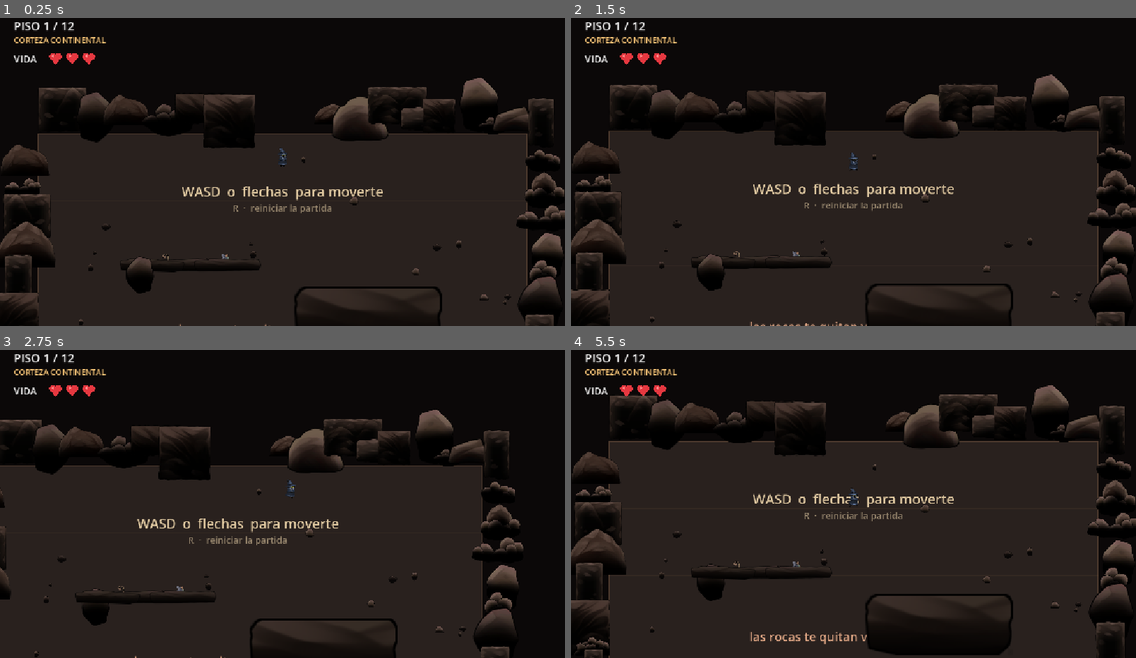
Above: before the commit, frames 1-4 (two rows, left to right).
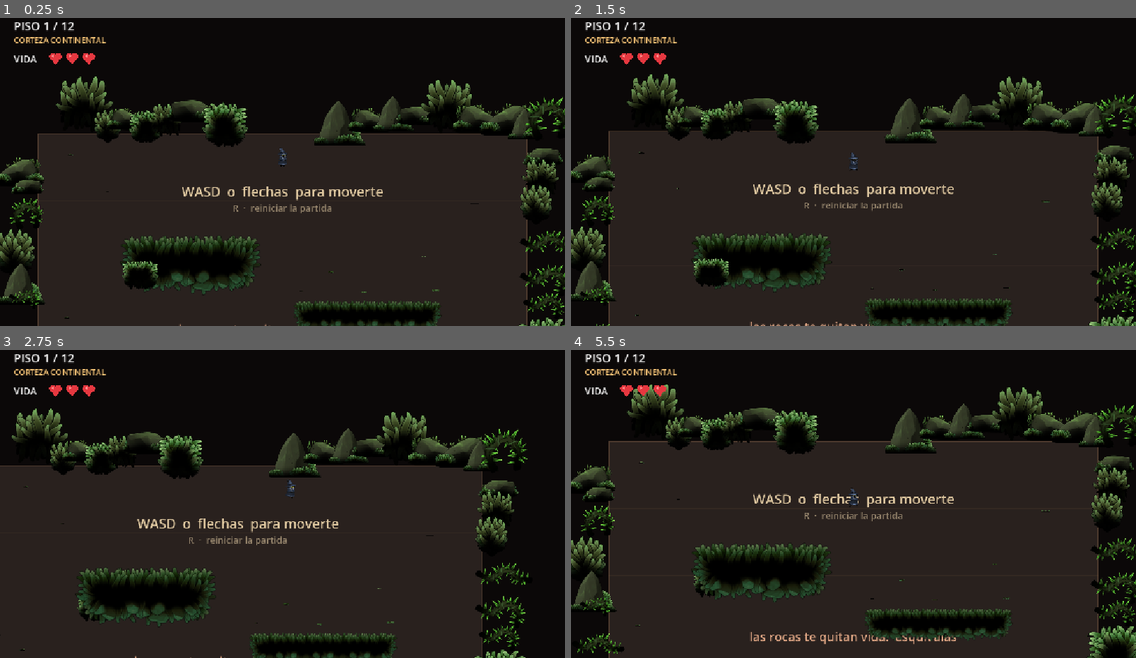
Above: after the commit, the same moments.

Repository: MatiasRodrigo0502/Vacio
Game: Godot game, scene res://scenes/Principal.tscn
The game is run twice, just before and just after one commit, with the same random seed, the same clock (stepped at 60 frames per second) and the same inputs.
Inputs:
- Up to frame 1 (0.25 s): no input
- Up to frame 2 (1.5 s): tap Enter at 0.5 s; hold D (mover_derecha) 0.53-1.28 s; hold R (reiniciar_partida) 0.53-1.28 s; hold S (mover_abajo) from 1.28 s (still down); tap R (reiniciar_partida) at 1.35 s
- Up to frame 3 (2.75 s): release S (mover_abajo) at 2.03 s; hold D (mover_derecha) from 2.03 s (still down); hold R (reiniciar_partida) from 2.03 s (still down)
- Up to frame 4 (5.5 s): release D (mover_derecha) at 2.78 s; release R (reiniciar_partida) at 2.78 s; hold W (mover_arriba) 2.78-3.53 s; tap R (reiniciar_partida) at 2.85, 4.35 s; hold R (reiniciar_partida) 3.53-4.28 s; hold A (mover_izquierda) 3.53-5.03 s; hold S (mover_abajo) from 5.03 s (still down); hold R (reiniciar_partida) from 5.03 s (still down)

The runs differ from the first frame. In frame 1, 15% of the frame differs, in the area x 0-100%, y 18-100%; in frame 2, 15%; in frame 3, 12%; in frame 4, 17%, in the area x 0-100%, y 11-100%.

Commit message:
Intercambia el arte del piso 1 y el 2, y quita plataformas
- El piso 1 pasa a usar el pack de musgo y el piso 2 el de cueva. Ademas
  del gusto, el orden encaja mejor con el tema: se empieza en la
  superficie con vegetacion y se baja a la roca pelada.
- Menos plataformas por piso: el divisor de superficie sube de 380000 a
  1000000. El piso 1 baja de 5 plataformas a 3 y de 9 obstaculos a 7.
  Siendo decoracion daba igual llenar el suelo, pero desde que cada losa
  quita vida el piso que hace de escuela se habia vuelto duro de golpe.

Cambiar de pack fueron dos lineas en dos .tres, sin tocar codigo: es
justo para lo que estaba pensado el campo catalogo_arte.

Verificado en headless: piso 1 con catalogo_musgo y 3 plataformas, piso 2
con catalogo_cueva_vegetal y 2, del 3 al 12 entre 1 y 3, y victoria en el
piso 12.

Co-Authored-By: Claude Opus 5 <noreply@anthropic.com>

Diff:
--- a/resources/pisos/piso_01_corteza_continental.tres
+++ b/resources/pisos/piso_01_corteza_continental.tres
@@ -1,7 +1,7 @@
 [gd_resource type="Resource" script_class="DatosPiso" load_steps=3 format=3]
 
 [ext_resource type="Script" path="res://scripts/datos_piso.gd" id="1_datos_piso"]
-[ext_resource type="Resource" path="res://assets/cueva/catalogo_cueva_vegetal.tres" id="2_catalogo"]
+[ext_resource type="Resource" path="res://assets/musgo/catalogo_musgo.tres" id="2_catalogo"]
 
 [resource]
 script = ExtResource("1_datos_piso")
--- a/resources/pisos/piso_02_corteza_oceanica.tres
+++ b/resources/pisos/piso_02_corteza_oceanica.tres
@@ -1,7 +1,7 @@
 [gd_resource type="Resource" script_class="DatosPiso" load_steps=3 format=3]
 
 [ext_resource type="Script" path="res://scripts/datos_piso.gd" id="1_datos_piso"]
-[ext_resource type="Resource" path="res://assets/musgo/catalogo_musgo.tres" id="2_catalogo"]
+[ext_resource type="Resource" path="res://assets/cueva/catalogo_cueva_vegetal.tres" id="2_catalogo"]
 
 [resource]
 script = ExtResource("1_datos_piso")
--- a/scripts/piso.gd
+++ b/scripts/piso.gd
@@ -240,7 +240,12 @@
 	var salida := Vector2(0.0, _alto() * 0.5 - MARGEN_SALIDA)
 	# Una cada tanta superficie, como la decoracion: los pisos de arriba son
 	# mucho mas grandes y con un numero fijo quedarian vacios.
-	var cuantas := int(_ancho() * _alto() / 380000.0) + 2
+	#
+	# El divisor subio de 380000 a 1000000 al convertirlas en obstaculo: siendo
+	# decoracion daba igual llenar el suelo, pero ahora cada losa quita vida y
+	# son grandes. Con las de antes el piso 1 pasaba de 4 obstaculos a 9 de
+	# golpe, y ese piso es el que hace de escuela.
+	var cuantas := int(_ancho() * _alto() / 1000000.0) + 1
 	var puestas: Array[Vector2] = []
 
 	# Las plataformas se oscurecen hasta la luminosidad de las rocas.
Not shown, changed: CLAUDE.md
Not shown, changed: assets/README.md
